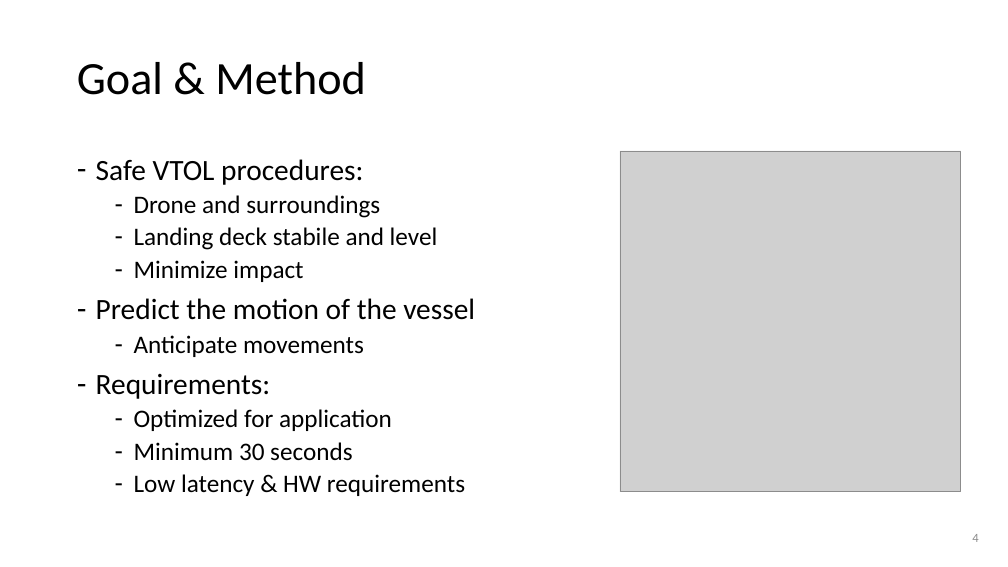
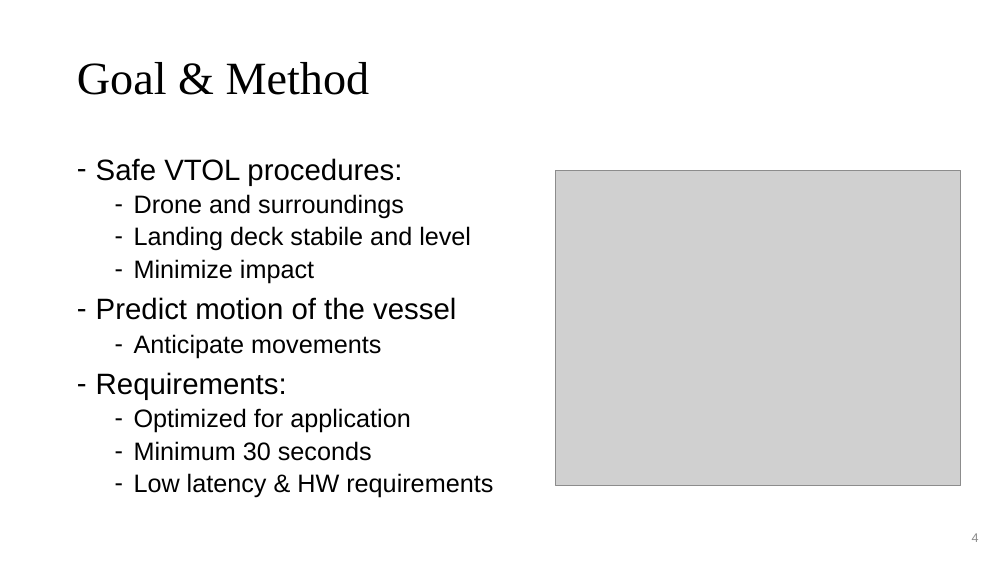
Before and after one commit to lancedw/3D-state-prediction-for-surface-vessels-using-IMU-data-and-images, a slide deck: slide 4 of docs/Presentations/Final_presentation.pptx. Drawn at 1008x567 pixels with LibreOffice and Linux fonts; fonts in the diff are those of the drawing; grey boxes stand for pictures; background and template pictures are left out. Boxes give left, top, right and bottom in pixels: in the first picture for what was removed or moved away, otherwise in the second. Text is boxed around its words. In the diff, an @@ line names an element or a change of style, - is before the commit and + after.

```diff
--- a/docs/Presentations/Final_presentation.pptx
+++ b/docs/Presentations/Final_presentation.pptx
@@ title "Goal & Method" at [77,62,370,95]: font Calibri to Times New Roman @@
@@ text at [96,158,493,498]: font Calibri to Arial in "Safe VTOL procedures:", "Drone and surroundings", "Landing deck stabile and level", "Minimize impact" and 5 more places @@
@@ picture: place and size @@
-picture at [620,151,961,492]
+picture at [556,170,961,486]
@@ text at [96,297,456,320]: text changed; font Calibri to Arial @@
-– Predict the motion of the vessel
+– Predict motion of the vessel
@@ page number at [972,533,979,542]: font Calibri to Arial @@
```
Also in this commit, not shown: 30 other slides changed, 1 slide added, 4 slides removed, 2 other files.
